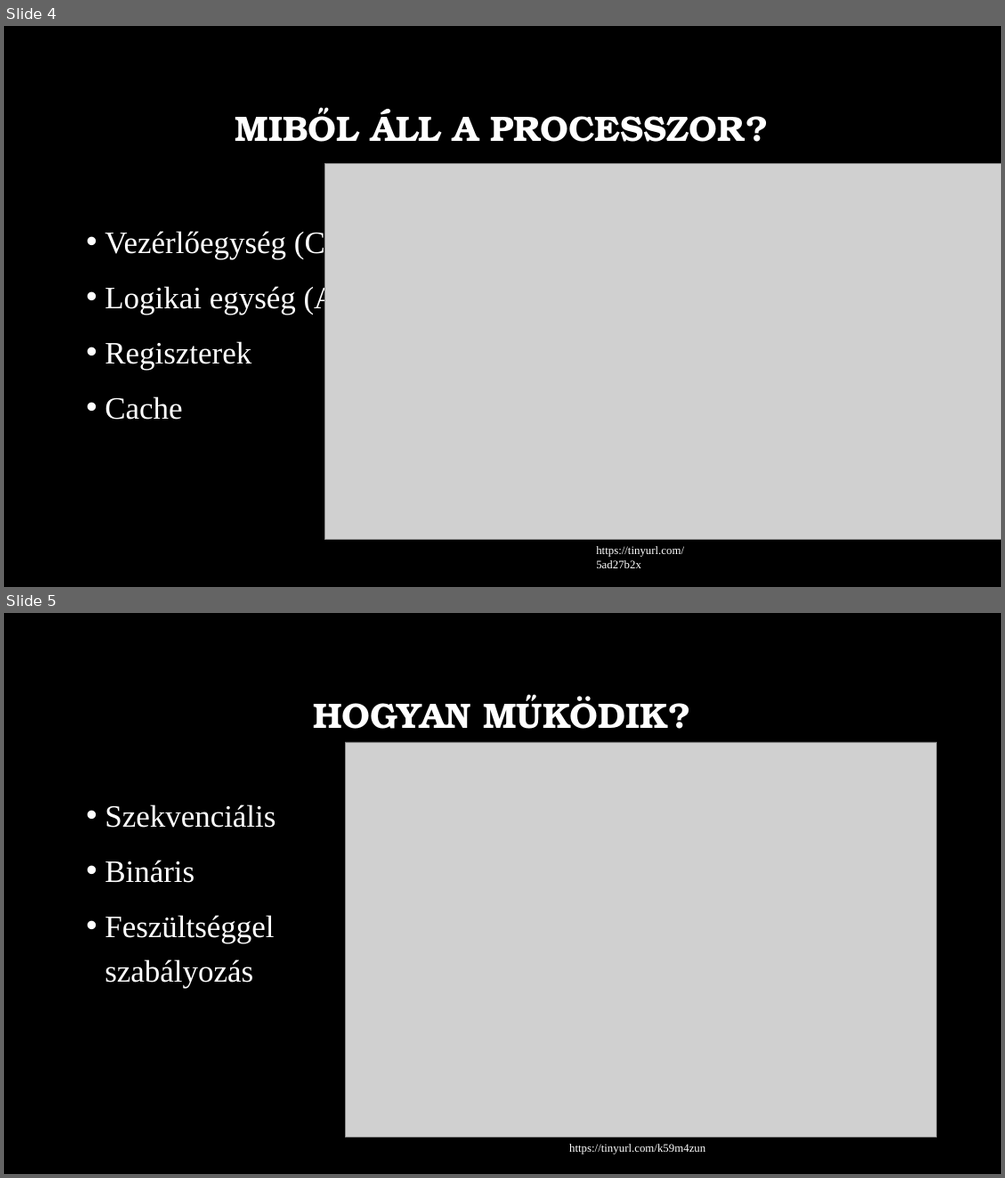
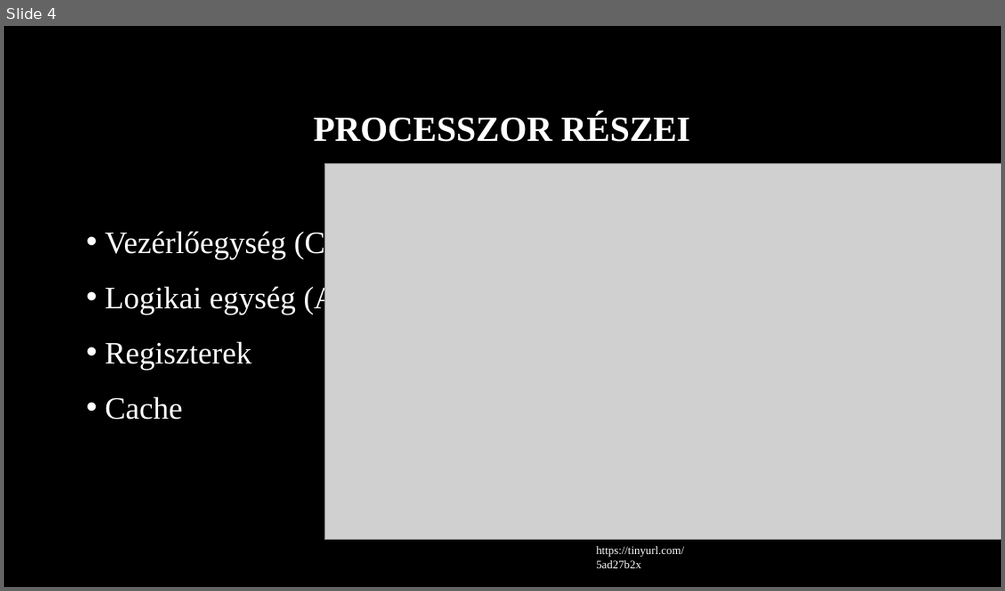
Before and after one commit to MszrsRicsi/Paprika, a slide deck: Processzorok.pptx. Shown one above the other, each under a label of ours: slides 4 and 5 before the commit, slide 4 after it. The pictures are 1005x1178 and 1005x591 pixels, drawn with LibreOffice and Linux fonts; fonts in the diff are those of the drawing; grey boxes stand for pictures; background and template pictures are left out. Boxes give left, top, right and bottom in pixels: in the first picture for what was removed or moved away, otherwise in the second. Text is boxed around its words. In the diff, an @@ line names an element or a change of style, - is before the commit and + after.

Commit message:
Processzorok PPT befejezése

```diff
--- a/Processzorok.pptx
+++ b/Processzorok.pptx
@@ slide 5 removed at bbox=[4, 613, 1001, 1174], background picture (left out) @@
@@ title removed at bbox=[313, 694, 691, 729] @@
-HOGYAN MŰKÖDIK?
@@ picture removed at bbox=[345, 742, 938, 1137] @@
@@ text removed at bbox=[105, 804, 275, 988] @@
-• Szekvenciális
-• Bináris
-• Feszültséggel szabályozás
@@ text removed at bbox=[569, 1143, 705, 1154] @@
-https://tinyurl.com/k59m4zun
@@ slide 4 changed as well @@
@@ title at bbox=[314, 113, 690, 142]: text changed; font TeX Gyre Bonum to Times New Roman @@
-MIBŐL ÁLL A PROCESSZOR?
+PROCESSZOR RÉSZEI
```
Also in this commit, not shown: 6 other slides changed, 5 slides added, 5 other slides removed.
